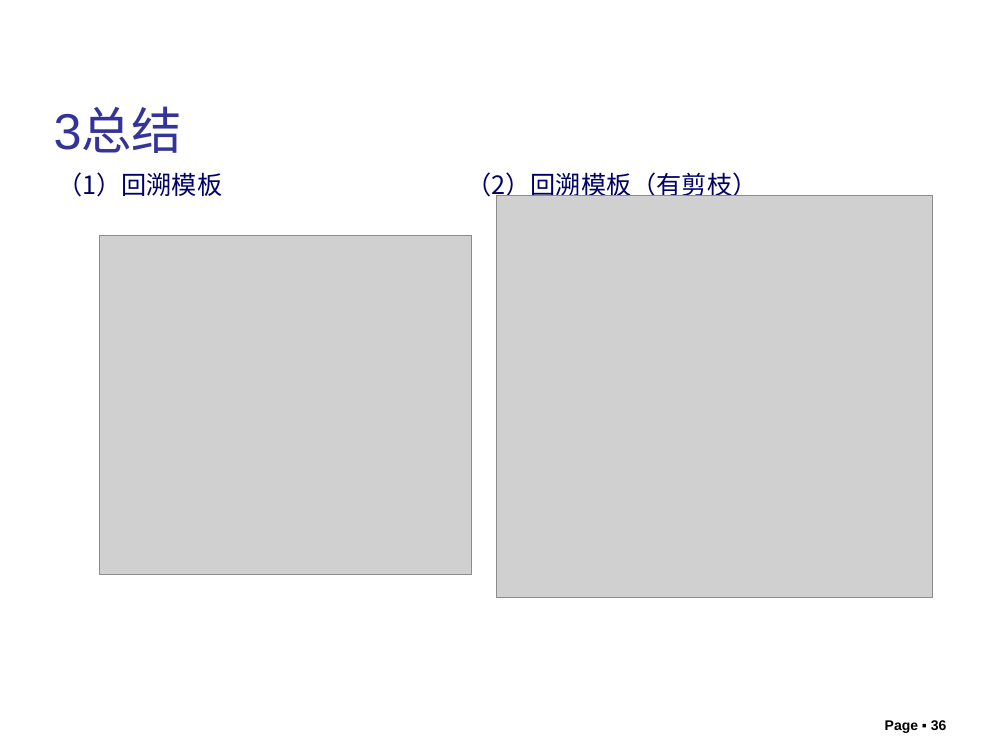
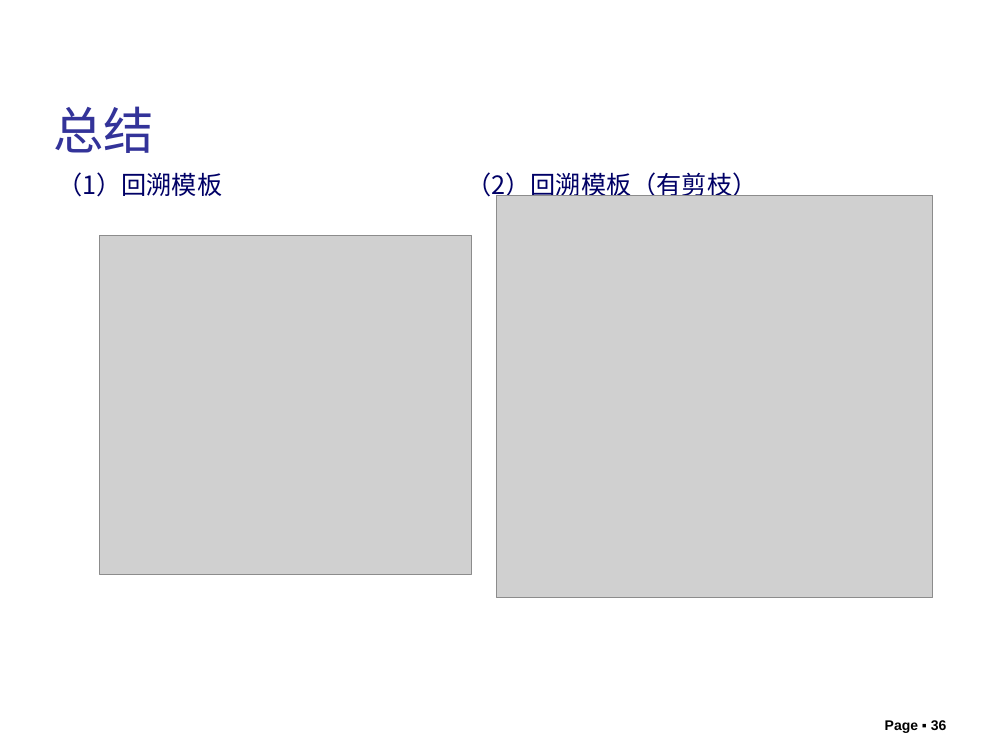
Before and after one commit to liutongling/DP, a slide deck: slide 36 of file/第6章 回朔法.pptx. Drawn at 1008x756 pixels with LibreOffice and Linux fonts; fonts in the diff are those of the drawing; grey boxes stand for pictures; background and template pictures are left out. Boxes give left, top, right and bottom in pixels: in the first picture for what was removed or moved away, otherwise in the second. Text is boxed around its words. In the diff, an @@ line names an element or a change of style, - is before the commit and + after.

```diff
--- a/file/第6章 回朔法.pptx
+++ b/file/第6章 回朔法.pptx
@@ text at [54, 106, 155, 153]: text changed @@
-3总结
+总结
```
Also in this commit, not shown: 17 other slides changed, 1 other file.
